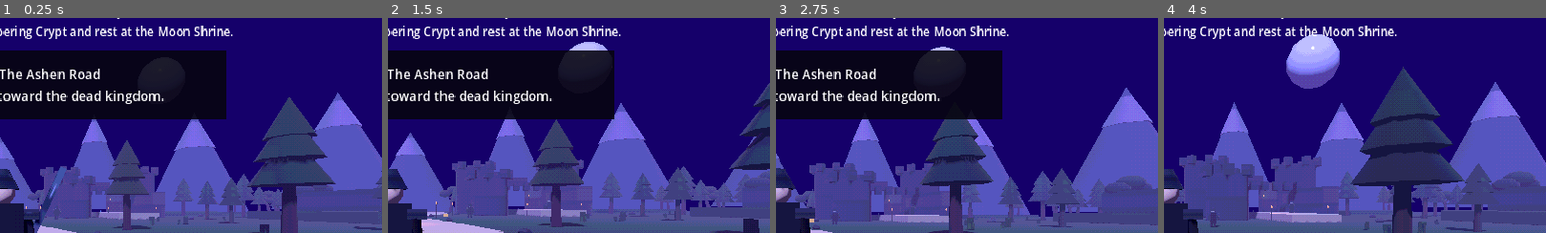
Above: before the commit, frames 1-4 (left to right).
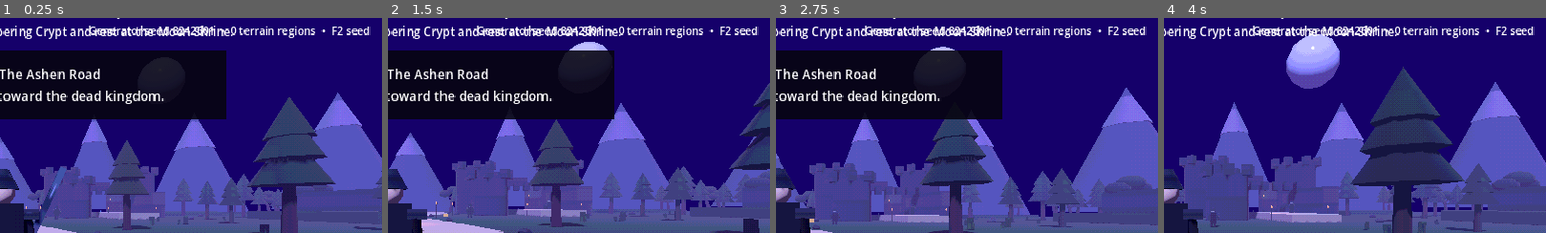
Above: after the commit, the same moments.

Repository: jasonjllind-cpu/aispel
Game: Godot game, scene res://main.tscn
Two runs of this game, one before a commit and one after it. Both use one fixed random seed, a clock stepped at 60 frames per second and the inputs below.
Inputs (mouse positions are % of the whole screen's width and height, from its top left):
- Up to frame 1 (0.25 s): no input
- Up to frame 2 (1.5 s): tap Enter at 0.5 s; move the mouse to (55, 50) at 0.52 s; press the mouse at (55, 50) at 0.53 s; hold W (move_forward) from 0.53 s (still down); tap Space (jump) at 0.77 s; move the mouse to (45, 50) at 1.27 s; release the mouse at (45, 50) at 1.28 s; tap R (equip_next) at 1.35 s
- Up to frame 3 (2.75 s): keep holding W (move_forward); tap Space (jump) at 1.52 s; move the mouse to (52, 48) at 2.02 s; hold E (interact) from 2.03 s (still down)
- Up to frame 4 (4 s): keep holding W (move_forward); move the mouse to (49, 52) at 2.77 s; release E (interact) at 2.78 s; tap Shift (sprint) at 2.85 s; tap Space (jump) at 3.02, 3.77 s; move the mouse to (57, 51) at 3.52 s; press the mouse at (57, 51) at 3.53 s
The pictures show only the part of the screen within x 50-100%, y 6-56%; the shares and areas given below are measured in that part.

The runs differ from the first frame. In frame 1, 1.3% of the frame differs, in the area x 23-97%, y 3-10%; in frame 2, 1.3%; in frame 3, 1.3%; in frame 4, 1.3%.

Commit message:
Enable World Generator 1.0 systems

Diff:
--- a/main.tscn
+++ b/main.tscn
@@ -1,8 +1,10 @@
-[gd_scene load_steps=4 format=3]
+[gd_scene load_steps=6 format=3]
 
 [ext_resource type="Script" path="res://scripts/world.gd" id="1_world"]
 [ext_resource type="Script" path="res://scripts/exploration_system.gd" id="2_exploration"]
 [ext_resource type="Script" path="res://scripts/world/region_manager.gd" id="3_regions"]
+[ext_resource type="Script" path="res://scripts/world/procedural_world_system.gd" id="4_generator"]
+[ext_resource type="Script" path="res://scripts/world/world_seed_menu.gd" id="5_seed_menu"]
 
 [node name="Main" type="Node3D"]
 script = ExtResource("1_world")
@@ -12,3 +14,9 @@
 
 [node name="RegionManager" type="Node" parent="."]
 script = ExtResource("3_regions")
+
+[node name="ProceduralWorldSystem" type="Node" parent="."]
+script = ExtResource("4_generator")
+
+[node name="WorldSeedMenu" type="Node" parent="."]
+script = ExtResource("5_seed_menu")
